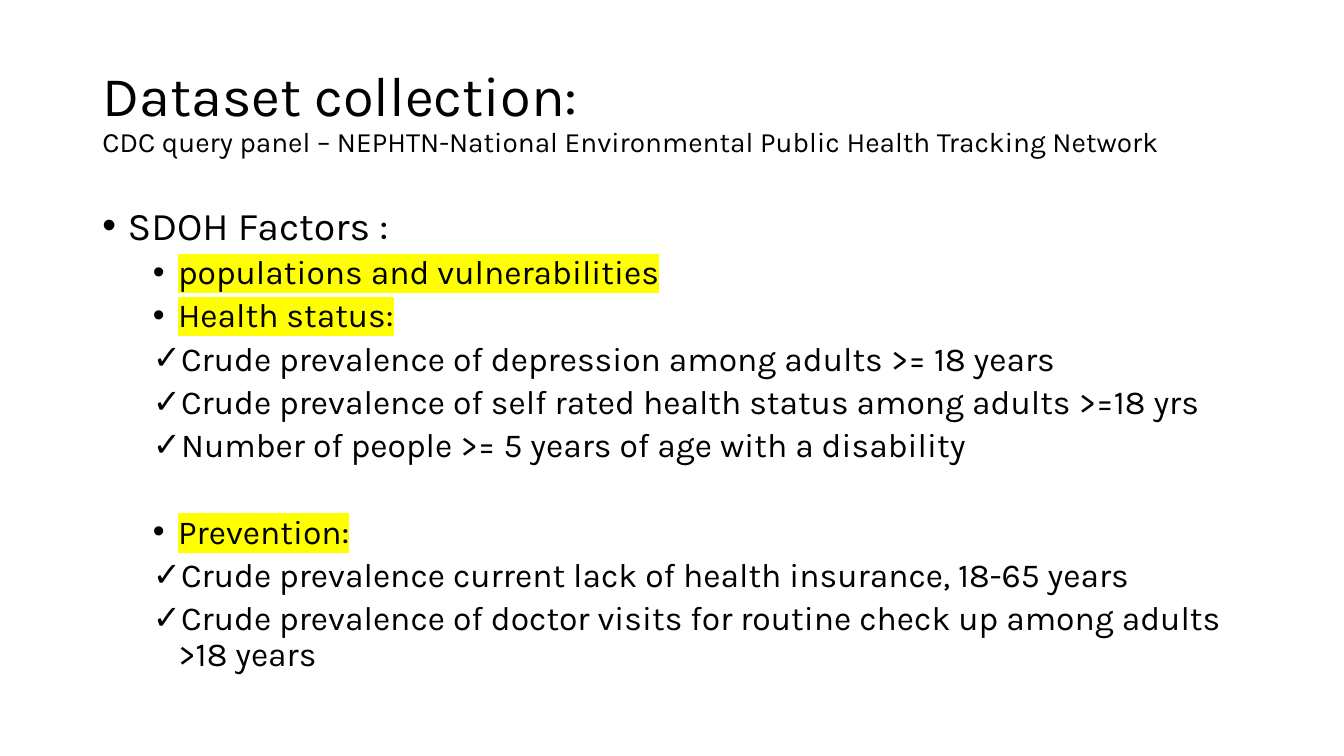
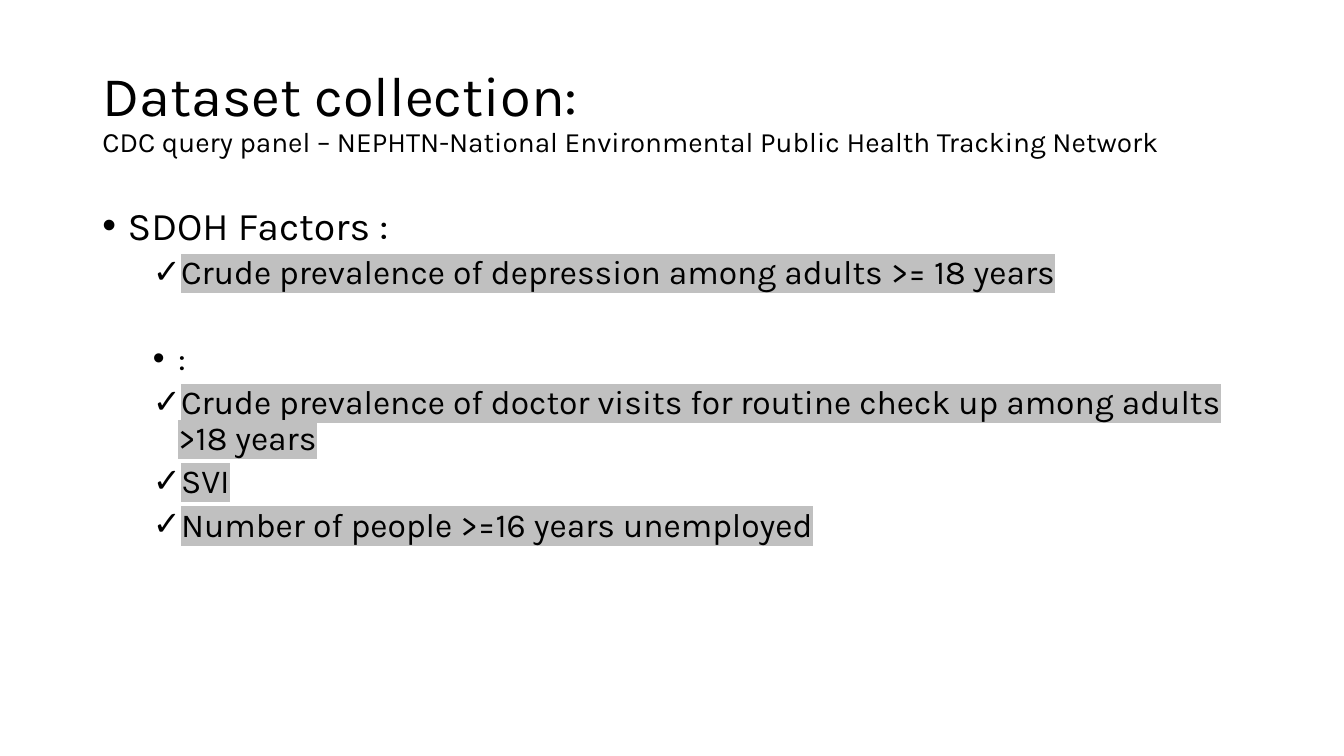
Before and after one commit to r-buch/social-covid, a slide deck: slide 6 of SDOH_Datasets.pptx. Drawn at 1344x756 pixels with LibreOffice and Linux fonts; fonts in the diff are those of the drawing. Boxes give left, top, right and bottom in pixels: in the first picture for what was removed or moved away, otherwise in the second. Text is boxed around its words. In the diff, an @@ line names an element or a change of style, - is before the commit and + after.

```diff
--- a/SDOH_Datasets.pptx
+++ b/SDOH_Datasets.pptx
@@ text at [178, 261, 659, 328]: paragraphs removed @@
-  • populations and vulnerabilities
-  • Health status:
@@ text at [178, 261, 1220, 458]: highlight none to #C0C0C0 in "Crude prevalence of depression among adults >= ...", "Crude prevalence of doctor visits for routine ..." @@
@@ text at [178, 391, 1199, 596]: text changed @@
-  ✓ Crude prevalence of self rated health status among adults >=18 yrs
-  ✓ Number of people >= 5 years of age with a disability
-  • Prevention:
-  ✓ Crude prevalence current lack of health insurance, 18-65 years
+  • :
@@ text at [181, 471, 812, 546]: paragraphs added @@
+  ✓ SVI
+  ✓ Number of people >=16 years unemployed
```
Also in this commit, not shown: 3 other slides changed, 2 slides added, 4 slides removed.
